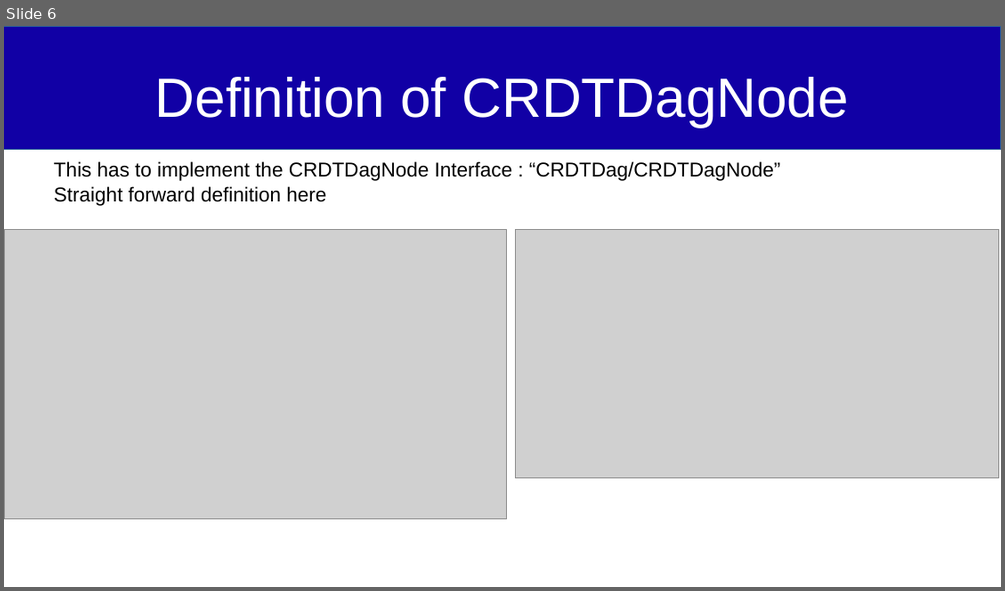
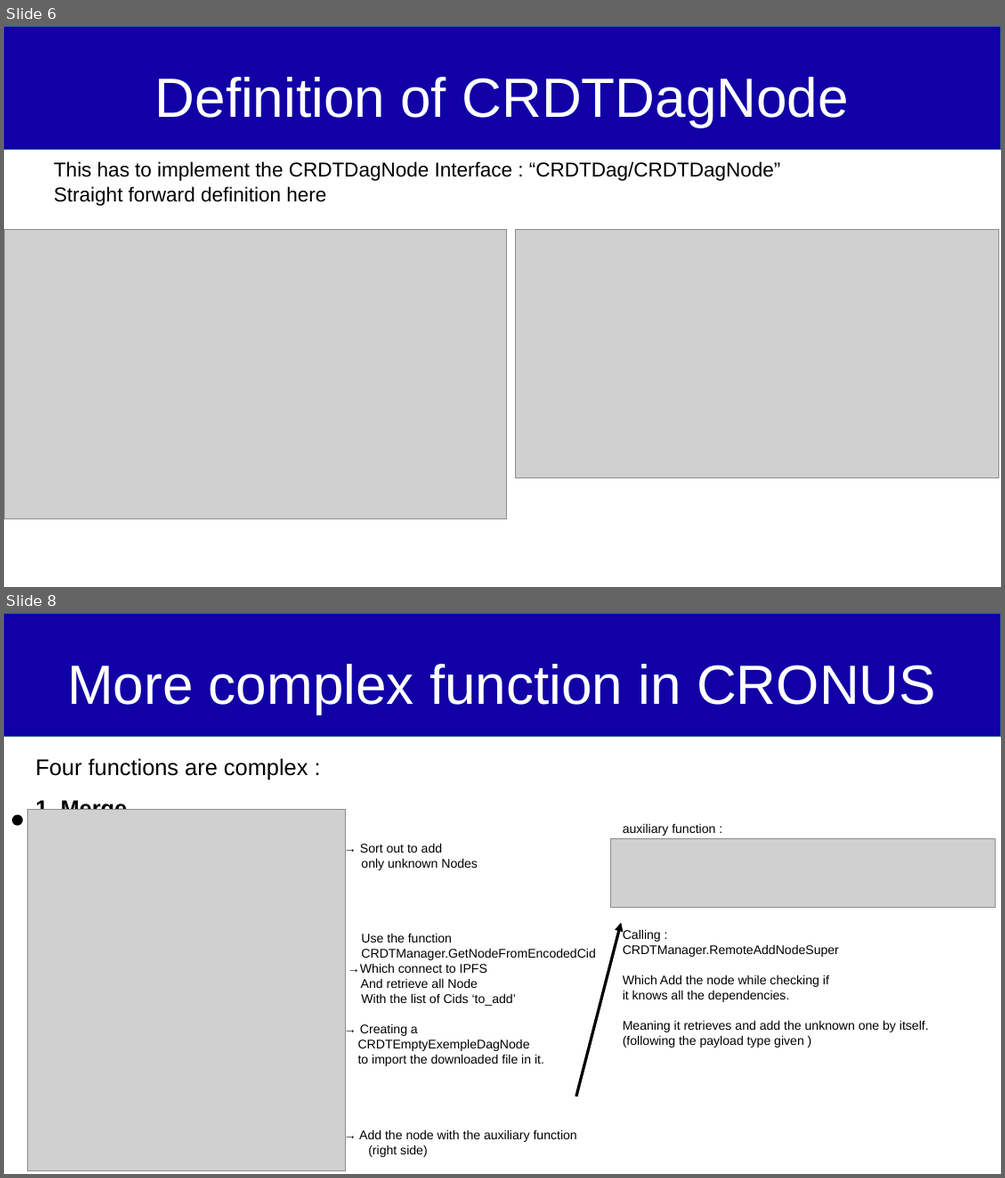
Before and after one commit to Qachr/IM-CRDT, a slide deck: CRDT_IPFS/Define your CRDT.odp. Shown one above the other, each under a label of ours: slide 6 before the commit, slides 6 and 8 after it; the slides between them are not shown. The pictures are 1005x591 and 1005x1178 pixels, drawn with LibreOffice and Linux fonts; fonts in the diff are those of the drawing; grey boxes stand for pictures. Boxes give left, top, right and bottom in pixels: in the first picture for what was removed or moved away, otherwise in the second. Text is boxed around its words. In the diff, an @@ line names an element or a change of style, - is before the commit and + after.

```diff
--- a/CRDT_IPFS/Define your CRDT.odp
+++ b/CRDT_IPFS/Define your CRDT.odp
@@ slide 8 added at <box>4,613,1001,1174</box>, background #FFFFFF @@
@@ rectangle added at <box>4,613,1001,737</box>, fill #1100A5, outline #2A6099 0 pt @@
@@ title added at <box>67,664,936,714</box>, 44 pt, text #FFFFFF @@
+More complex function in CRONUS
@@ text added at <box>35,758,308,810</box>, 18 pt, text #000000 @@
+Four functions are complex :
+1. Merge
@@ ellipse added at <box>12,815,23,826</box>, fill #000000 @@
@@ picture added at <box>27,810,346,1171</box> @@
@@ text added at <box>623,823,929,1047</box>, 10 pt, text #000000 @@
+auxiliary function :
+Calling :
+CRDTManager.RemoteAddNodeSuper
+Which Add the node while checking if
+it knows all the dependencies.
+Meaning it retrieves and add the unknown one by itself.
+(following the payload type given )
@@ text added at <box>348,843,595,1157</box>, 10 pt, text #000000 @@
+→ Sort out to add
+only unknown Nodes
+Use the function
+CRDTManager.GetNodeFromEncodedCid
+→Which connect to IPFS
+And retrieve all Node
+With the list of Cids ‘to_add’
+→ Creating a
+CRDTEmptyExempleDagNode
+to import the downloaded file in it.
+→ Add the node with the auxiliary function (right side)
@@ picture added at <box>611,839,995,907</box> @@
@@ arrow added from (576, 1096) to (621, 923), #000000 2.3 pt @@
```
Also in this commit, not shown: 4 other slides added, 1 slide removed, 1 other file.
